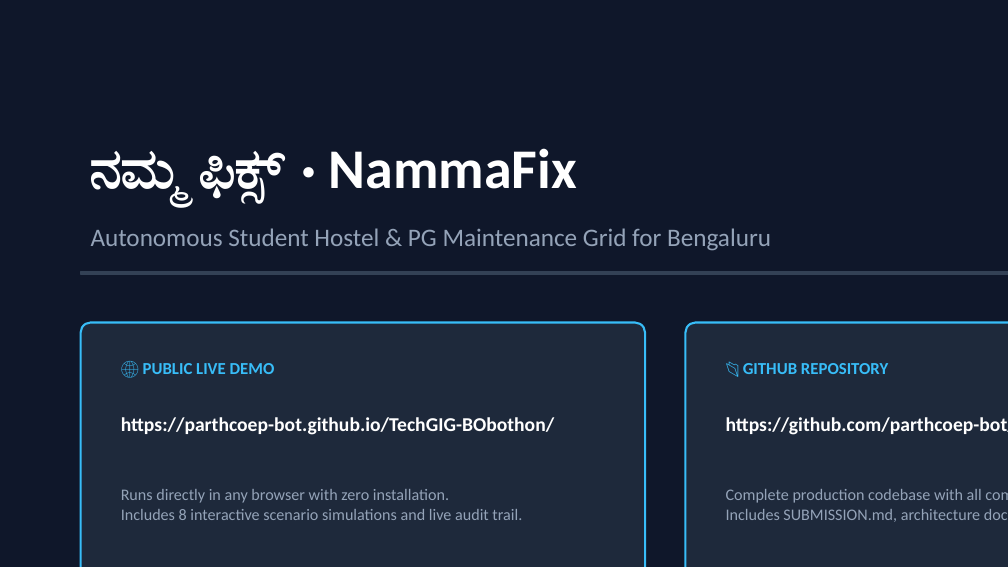
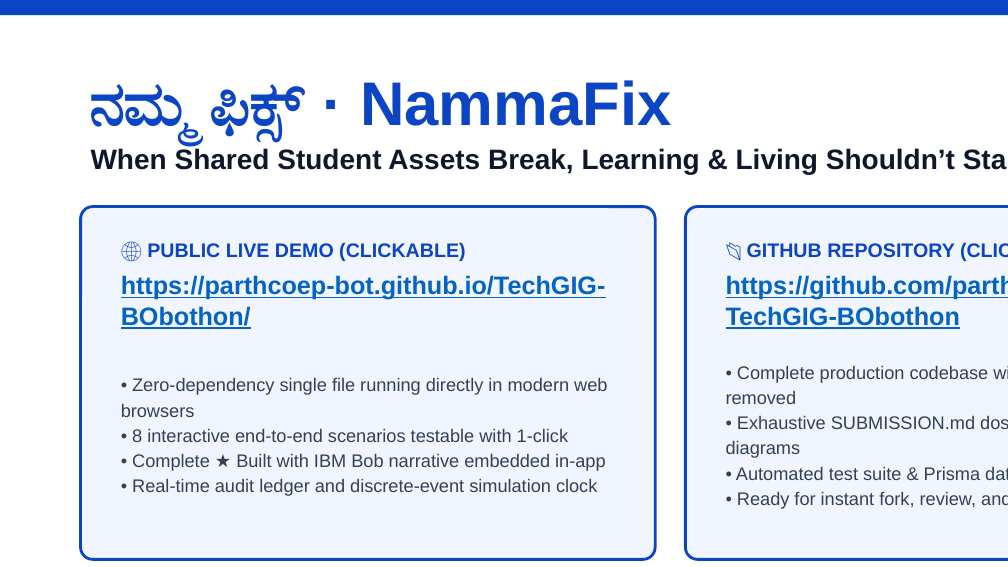
Before and after one commit to parthcoep-bot/TechGIG-BObothon, a slide deck: slide 10 of NammaFix_PitchDeck.pptx. Drawn at 1008x567 pixels with LibreOffice and Linux fonts; fonts in the diff are those of the drawing. Boxes give left, top, right and bottom in pixels: in the first picture for what was removed or moved away, otherwise in the second. Text is boxed around its words. In the diff, an @@ line names an element or a change of style, - is before the commit and + after.

Commit message:
Update presentation pitch deck with vibrant Royal Blue/White/Red visual theme, charts, and flow diagrams

```diff
--- a/NammaFix_PitchDeck.pptx
+++ b/NammaFix_PitchDeck.pptx
@@ background #0F172A to #FFFFFF @@
@@ rectangle added at (0, 0, 1008, 15), fill #0B45C4 @@
@@ text "ನಮ್ಮ ಫಿಕ್ಸ್ · NammaFix": place and size @@
-text "ನಮ್ಮ ಫಿಕ್ಸ್ · NammaFix" at (91, 148, 577, 203)
+text "ನಮ್ಮ ಫಿಕ್ಸ್ · NammaFix" at (91, 80, 671, 142)
@@ text "ನಮ್ಮ ಫಿಕ್ಸ್ · NammaFix" at (91, 80, 671, 142): size 40 to 44 pt, font Calibri to Arial, text colour #FFFFFF to #0B45C4 @@
@@ text added at (91, 148, 955, 175), 20 pt, text #0F172A, bold @@
+When Shared Student Assets Break, Learning & Living Shouldn’t Stall.
@@ rounded rectangle at (81, 207, 655, 559): fill #1E293B to #F0F5FF; outline #38BDF8 1.5 pt to #0B45C4 2 pt; proportions changed @@
@@ rounded rectangle: place and size @@
-rounded rectangle at (81, 323, 645, 567)
+rounded rectangle at (81, 207, 655, 559)
@@ rounded rectangle: place and size @@
-rounded rectangle at (685, 323, 1008, 567)
+rounded rectangle at (685, 207, 1008, 559)
@@ rounded rectangle at (685, 207, 1008, 559): fill #1E293B to #F0F5FF; outline #38BDF8 1.5 pt to #0B45C4 2 pt; proportions changed @@
@@ text removed at (91, 228, 771, 251) @@
-Autonomous Student Hostel & PG Maintenance Grid for Bengaluru
@@ text at (147, 242, 465, 261): text changed; size 12 to 14 pt; font Calibri to Arial; text colour #38BDF8 to #0B45C4 @@
-🌐 PUBLIC LIVE DEMO
+🌐 PUBLIC LIVE DEMO (CLICKABLE)
@@ text at (747, 243, 955, 258): text changed; size 12 to 14 pt; font Calibri to Arial; text colour #38BDF8 to #0B45C4 @@
-📂 GITHUB REPOSITORY
+📂 GITHUB REPOSITORY (CLICKABLE)
@@ rectangle removed at (81, 272, 1008, 274) @@
@@ text "https://parthcoep-bot.github.io/TechGIG-BObothon/" at (121, 275, 606, 329): size 14 to 18 pt, font Calibri to Arial, text colour #FFFFFF to #0563C1, underline on @@
@@ text "https://parthcoep-bot.github.io/TechGIG-BObothon/": place and size @@
-text "https://parthcoep-bot.github.io/TechGIG-BObothon/" at (121, 417, 554, 435)
+text "https://parthcoep-bot.github.io/TechGIG-BObothon/" at (121, 275, 606, 329)
@@ text "https://github.com/parthcoep-bot/TechGIG-BObothon": place and size @@
-text "https://github.com/parthcoep-bot/TechGIG-BObothon" at (726, 417, 1008, 435)
+text "https://github.com/parthcoep-bot/TechGIG-BObothon" at (726, 275, 1008, 329)
@@ text "https://github.com/parthcoep-bot/TechGIG-BObothon" at (726, 275, 1008, 329): size 14 to 18 pt, font Calibri to Arial, text colour #FFFFFF to #0563C1, underline on @@
@@ text at (121, 378, 607, 496): text changed; size 11.5 to 13 pt; font Calibri to Arial; text colour #94A3B8 to #334155 @@
-Runs directly in any browser with zero installation.
-Includes 8 interactive scenario simulations and live audit trail.
+• Zero-dependency single file running directly in modern web browsers
+• 8 interactive end-to-end scenarios testable with 1-click
+• Complete ★ Built with IBM Bob narrative embedded in-app
+• Real-time audit ledger and discrete-event simulation clock
@@ text at (726, 366, 1008, 509): text changed; size 11.5 to 13 pt; font Calibri to Arial; text colour #94A3B8 to #334155 @@
-Complete production codebase with all comments removed.
-Includes SUBMISSION.md, architecture docs, and test suite.
+• Complete production codebase with 100% of comments removed
+• Exhaustive SUBMISSION.md dossier with architecture diagrams
+• Automated test suite & Prisma database schema
+• Ready for instant fork, review, and deployment
```
Also in this commit, not shown: 5 other slides changed, 4 slides added, 4 slides removed.
